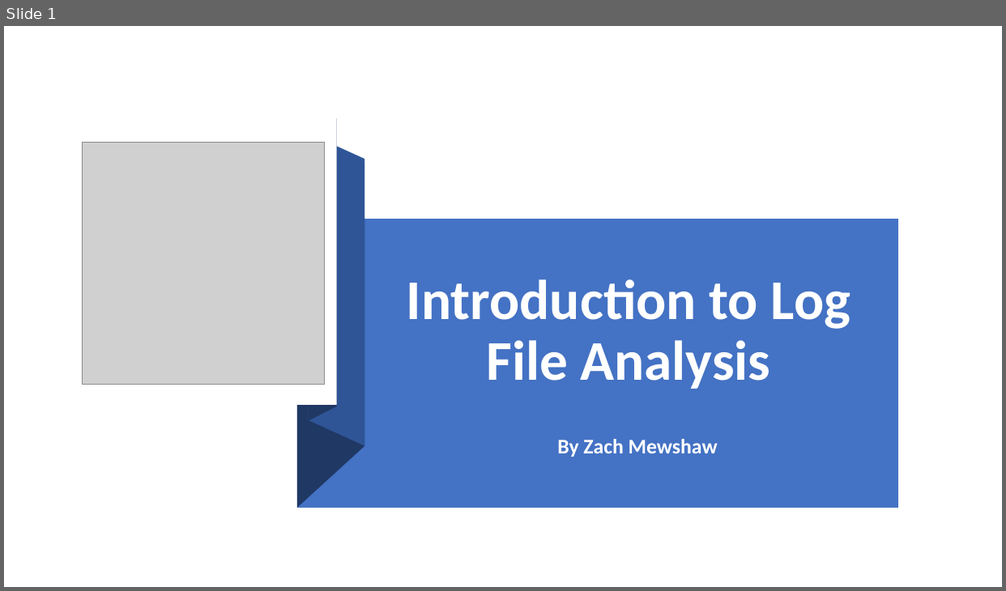
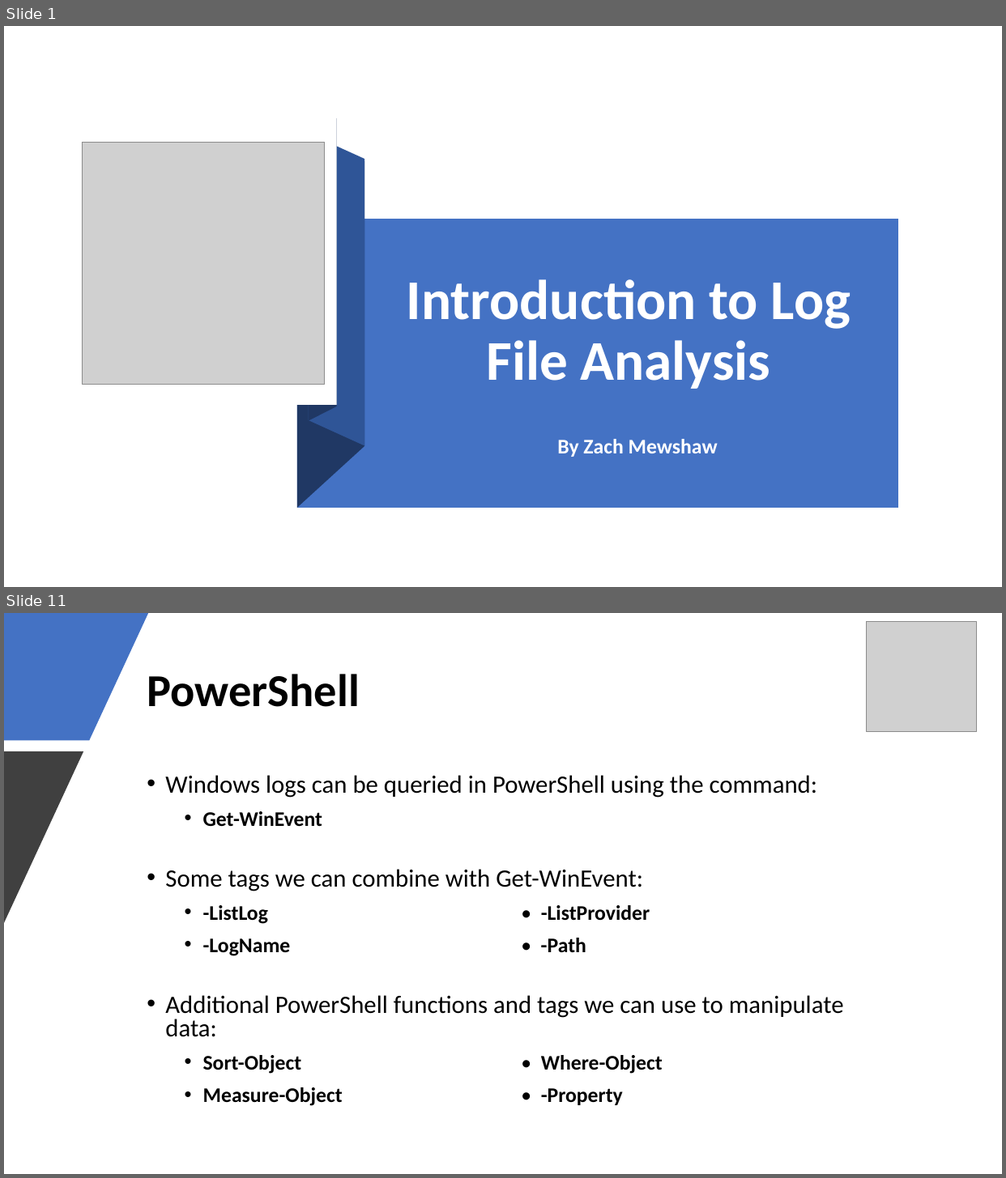
Before and after one commit to zmewshaw/cyber, a slide deck: presentations/Introduction to Log File Analysis.pptx. Shown one above the other, each under a label of ours: slide 1 before the commit, slides 1 and 11 after it; the slides between them are not shown. The pictures are 1006x591 and 1006x1178 pixels, drawn with LibreOffice and Linux fonts; fonts in the diff are those of the drawing; grey boxes stand for pictures. Boxes give left, top, right and bottom in pixels: in the first picture for what was removed or moved away, otherwise in the second. Text is boxed around its words. In the diff, an @@ line names an element or a change of style, - is before the commit and + after.

```diff
--- a/presentations/Introduction to Log File Analysis.pptx
+++ b/presentations/Introduction to Log File Analysis.pptx
@@ slide 11 added at bbox=[4, 613, 1002, 1174], background #FFFFFF @@
@@ freeform shape added at bbox=[4, 613, 148, 740], fill #4472C4 @@
@@ picture added at bbox=[867, 622, 978, 732] @@
@@ title added at bbox=[147, 674, 360, 707], 44 pt, text #000000, bold @@
+PowerShell
@@ freeform shape added at bbox=[4, 752, 83, 923], fill #404040 @@
@@ text added at bbox=[165, 775, 844, 1106], 24 pt, text #000000 @@
+• Windows logs can be queried in PowerShell using the command:
+  • Get-WinEvent
+• Some tags we can combine with Get-WinEvent:
+  • -ListLog • -ListProvider
+  • -LogName • -Path
+• Additional PowerShell functions and tags we can use to manipulate data:
+  • Sort-Object • Where-Object
+  • Measure-Object • -Property
```
Also in this commit, not shown: 6 slides changed, 11 other slides added, 9 slides removed, 1 other file.
